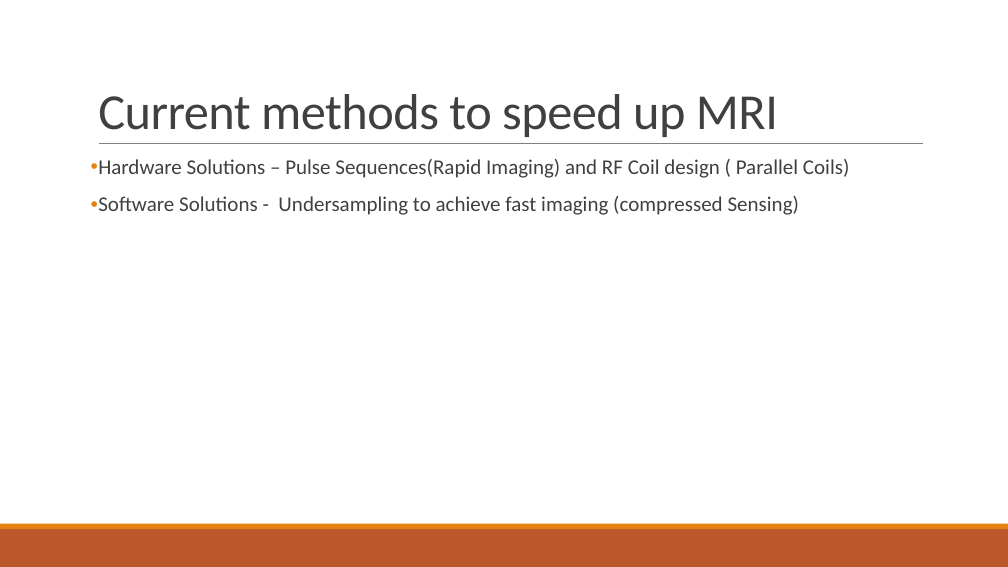
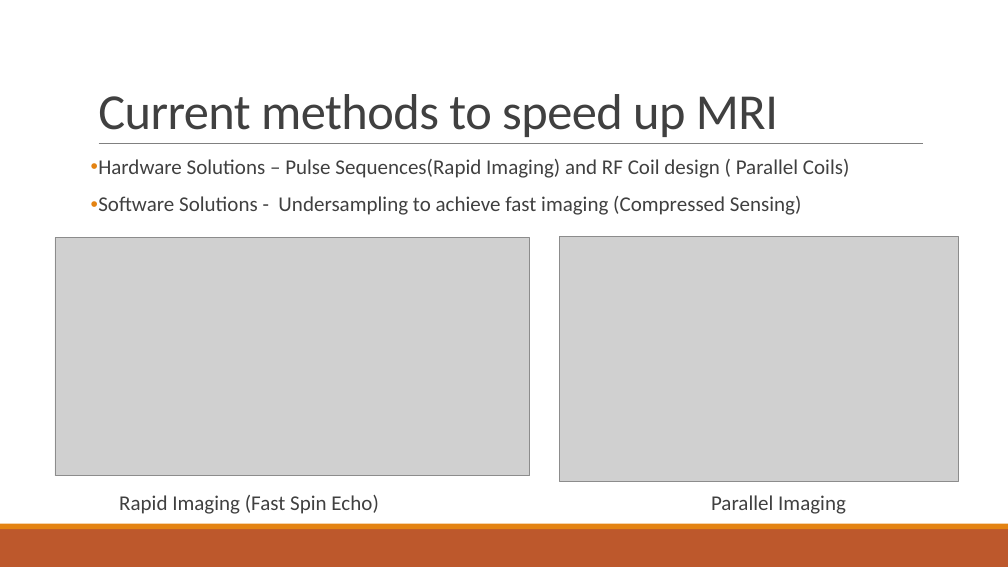
Before and after one commit to HenryHanh/CS-MRI-Thesis, a slide deck: slide 4 of Reference Based Compressed Sensing in MRI.pptx. Drawn at 1008x567 pixels with LibreOffice and Linux fonts; fonts in the diff are those of the drawing; grey boxes stand for pictures. Boxes give left, top, right and bottom in pixels: in the first picture for what was removed or moved away, otherwise in the second. Text is boxed around its words. In the diff, an @@ line names an element or a change of style, - is before the commit and + after.

```diff
--- a/Reference Based Compressed Sensing in MRI.pptx
+++ b/Reference Based Compressed Sensing in MRI.pptx
@@ text at (98,196,846,514): text changed @@
-• Software Solutions - Undersampling to achieve fast imaging (compressed Sensing)
+• Software Solutions - Undersampling to achieve fast imaging (Compressed Sensing)
+Rapid Imaging (Fast Spin Echo) Parallel Imaging
@@ picture added at (55,238,530,476) @@
@@ picture added at (560,237,959,482) @@
```
Also in this commit, not shown: 4 other slides changed.
